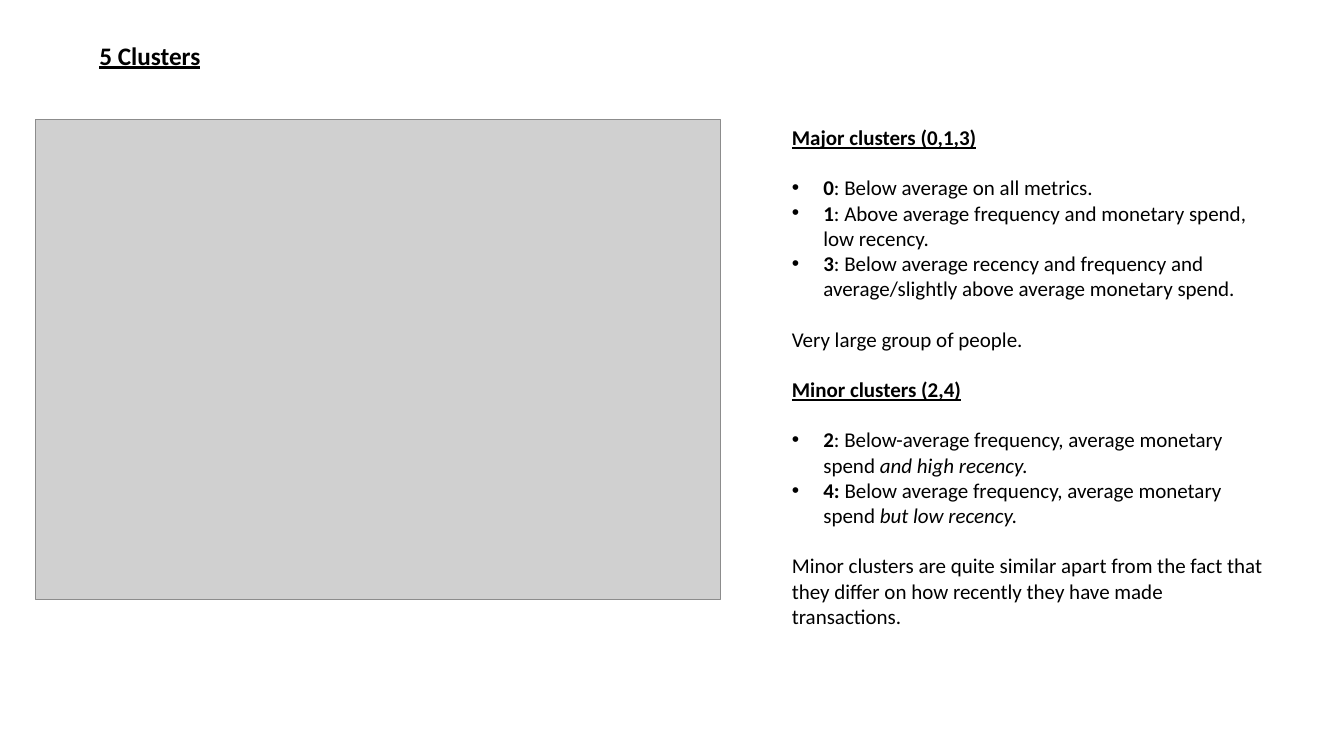
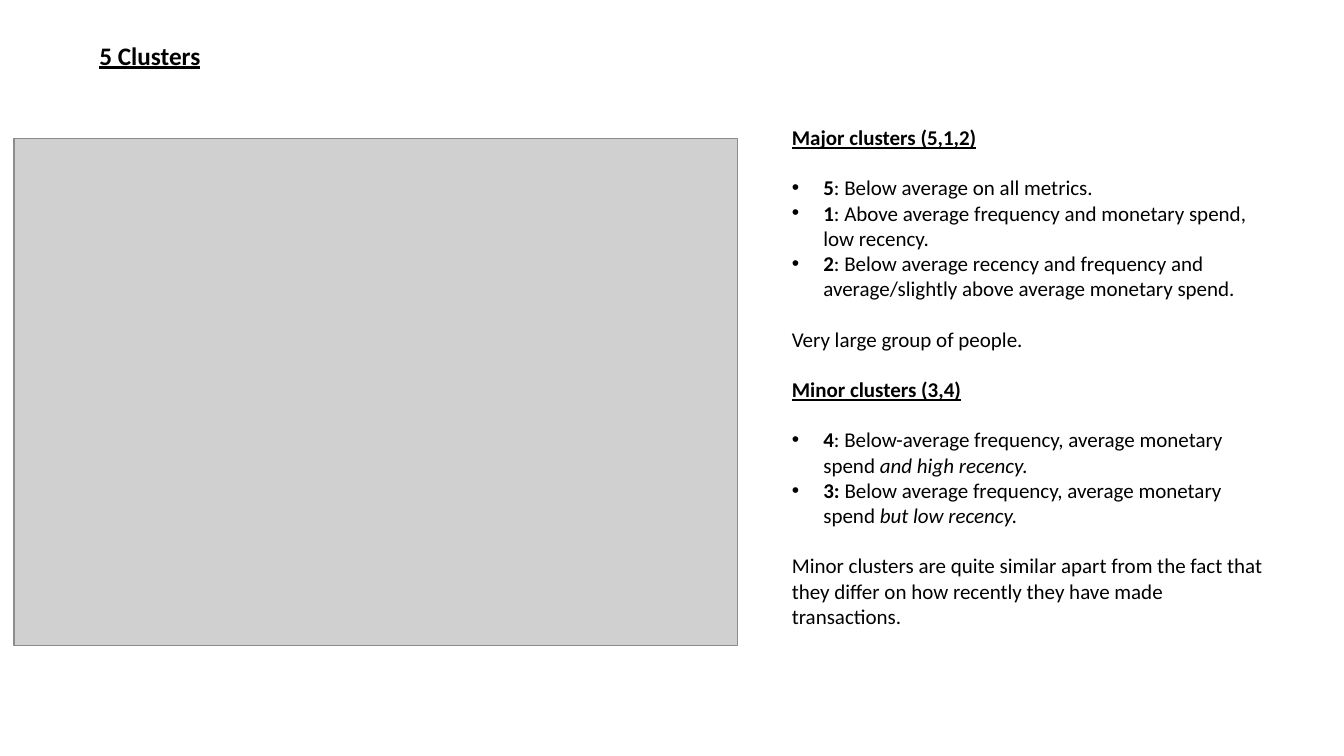
Before and after one commit to UoB-DSMP-2023-24/dsmp-2024-group-38, a slide deck: slide 6 of RFM Analysis of Results.pptx (slide 7 before the commit). Drawn at 1344x756 pixels with LibreOffice and Linux fonts; fonts in the diff are those of the drawing; grey boxes stand for pictures. Boxes give left, top, right and bottom in pixels: in the first picture for what was removed or moved away, otherwise in the second. Text is boxed around its words. In the diff, an @@ line names an element or a change of style, - is before the commit and + after.

Commit message:
Updated RFM analysis - choosing 3 clusters - and analysed spending behaviour within each cluster

```diff
--- a/RFM Analysis of Results.pptx
+++ b/RFM Analysis of Results.pptx
@@ picture: place and size @@
-picture at bbox=[35, 120, 720, 600]
+picture at bbox=[14, 138, 738, 645]
@@ text at bbox=[792, 129, 1093, 199]: text changed @@
-Major clusters (0,1,3)
-• 0: Below average on all metrics.
+Major clusters (5,1,2)
+• 5: Below average on all metrics.
@@ text at bbox=[823, 256, 1235, 300]: text changed @@
-• 3: Below average recency and frequency and average/slightly above average monetary spend.
+• 2: Below average recency and frequency and average/slightly above average monetary spend.
@@ text at bbox=[792, 381, 1223, 527]: text changed @@
-Minor clusters (2,4)
-• 2: Below-average frequency, average monetary spend and high recency.
-• 4: Below average frequency, average monetary spend but low recency.
+Minor clusters (3,4)
+• 4: Below-average frequency, average monetary spend and high recency.
+• 3: Below average frequency, average monetary spend but low recency.
```
Also in this commit, not shown: 3 other slides changed, 7 slides added, 2 slides removed, 4 other files.
